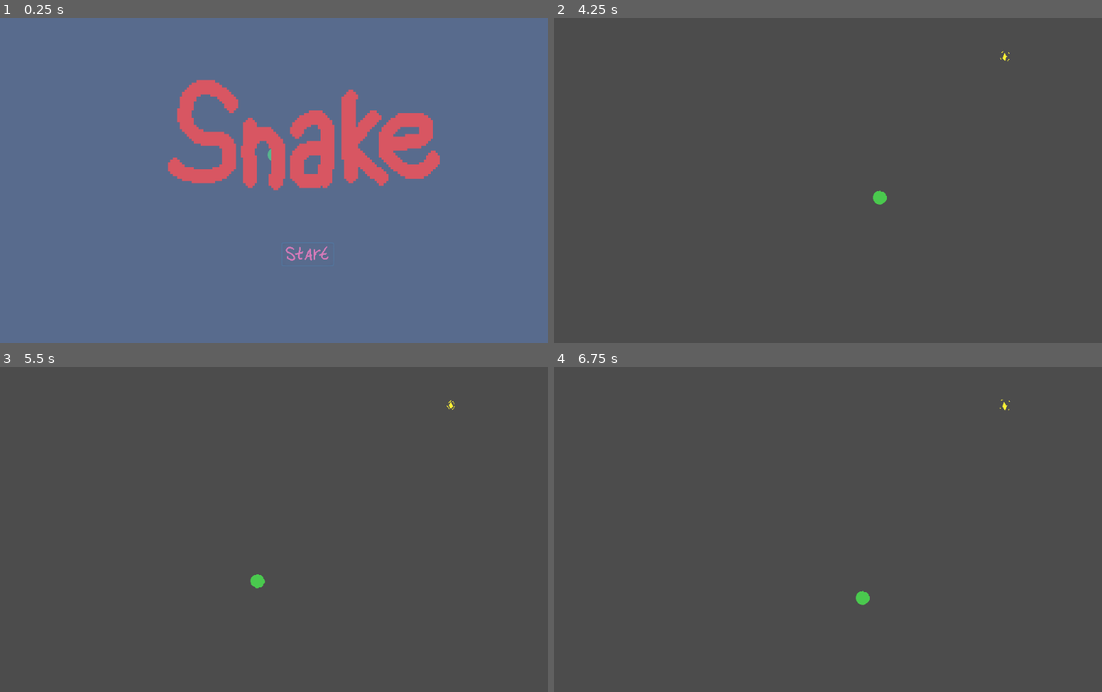
Above: before the commit, frames 1-4 (two rows, left to right).
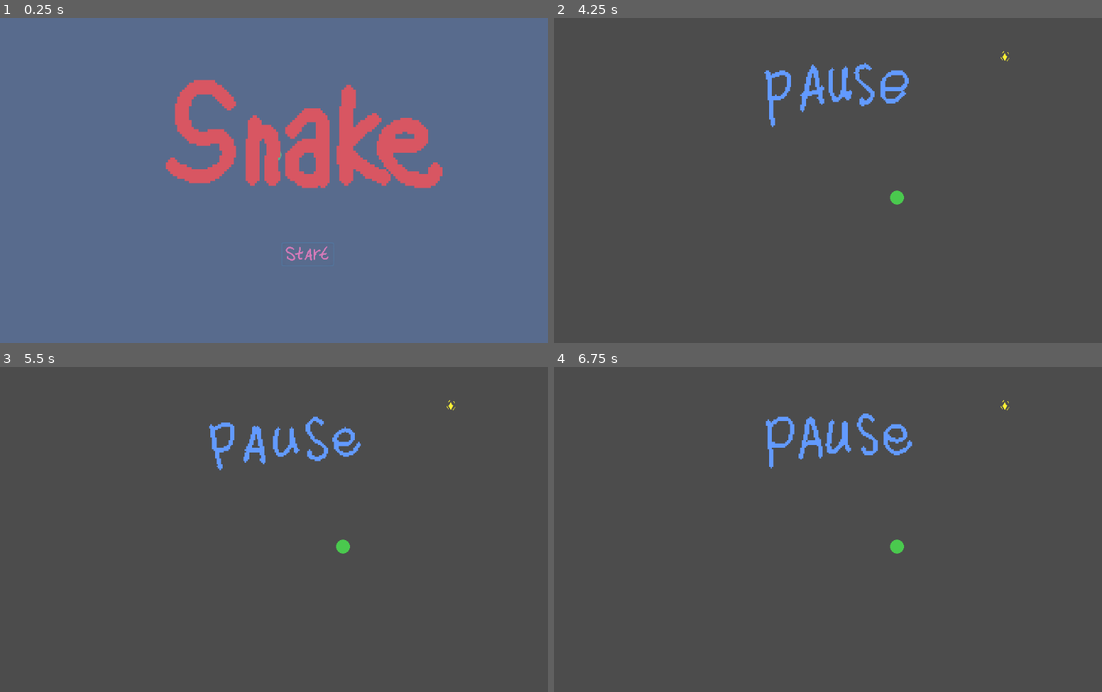
Above: after the commit, the same moments.

Repository: skarnl/godot--snake
Game: Godot game, scene res://Main.tscn
The game is run twice, just before and just after one commit, with the same random seed, the same clock (stepped at 60 frames per second) and the same inputs. The project has no main scene, so this scene is started directly.
Inputs (mouse positions are in pixels of both pictures, inside the frame that each line leads up to):
- Up to frame 1 (0.25 s): no input
- Up to frame 2 (4.25 s): tap Enter at 0.5 s; move the mouse to (948, 164) at 0.52 s; hold Right (ui_right) 0.53-1.28 s; move the mouse to (718, 196) at 1.27 s; hold Down (ui_down) 1.28-2.03 s; move the mouse to (882, 109) at 2.02 s; hold Right (ui_right) 2.03-2.78 s; move the mouse to (800, 245) at 2.77 s; hold Up (ui_up) 2.78-3.53 s; move the mouse to (992, 229) at 3.52 s; hold Left (ui_left) from 3.53 s (still down); tap Escape (ui_cancel) at 4.15 s
- Up to frame 3 (5.5 s): move the mouse to (109, 480) at 4.27 s; move the mouse to (301, 529) at 5.02 s; release Left (ui_left) at 5.03 s; hold Down (ui_down) from 5.03 s (still down)
- Up to frame 4 (6.75 s): move the mouse to (745, 448) at 5.77 s; release Down (ui_down) at 5.78 s; hold Right (ui_right) 5.78-6.53 s; move the mouse to (948, 513) at 6.52 s; hold Up (ui_up) from 6.53 s (still down)

The runs differ from the first frame. In frame 1, 3.3% of the frame differs, in the area x 30-81%, y 18-54%; in frame 2, 1.4%; in frame 3, 1.3%; in frame 4, 1.4%.

Commit message:
Add pause animation and game over animation

Diff:
--- a/snake/CandySpawner.gd
+++ b/snake/CandySpawner.gd
@@ -10,6 +10,7 @@
 var _screen_size : Vector2
 
 func start(screen_size):
+	reset()
 	random.randomize()
 
 	_screen_size = screen_size
@@ -46,3 +47,8 @@
 
 func _handle_candy_gone():
 	_spawn_candy()
+
+
+func reset():
+	for child in get_children():
+		child.queue_free()
--- a/snake/GameOverScreen.tscn
+++ b/snake/GameOverScreen.tscn
@@ -1,40 +1,30 @@
-[gd_scene load_steps=5 format=2]
+[gd_scene load_steps=7 format=2]
 
-[ext_resource path="res://000webfont.ttf" type="DynamicFontData" id=1]
+[ext_resource path="res://game-over-spritesheet.png" type="Texture" id=1]
 [ext_resource path="res://game_over_screen.gd" type="Script" id=2]
 
-[sub_resource type="Animation" id=1]
-resource_name = "show"
-tracks/0/type = "value"
-tracks/0/path = NodePath("../ColorRect:color")
-tracks/0/interp = 1
-tracks/0/loop_wrap = true
-tracks/0/imported = false
-tracks/0/enabled = true
-tracks/0/keys = {
-"times": PoolRealArray( 0, 1 ),
-"transitions": PoolRealArray( 1, 1 ),
-"update": 0,
-"values": [ Color( 0.913725, 0.0941176, 0.0941176, 0 ), Color( 0.913725, 0.0941176, 0.0941176, 0.258824 ) ]
-}
-tracks/1/type = "value"
-tracks/1/path = NodePath("Label:percent_visible")
-tracks/1/interp = 1
-tracks/1/loop_wrap = true
-tracks/1/imported = false
-tracks/1/enabled = true
-tracks/1/keys = {
-"times": PoolRealArray( 0, 1 ),
-"transitions": PoolRealArray( 1, 1 ),
-"update": 0,
-"values": [ 0.0, 1.0 ]
-}
+[sub_resource type="AtlasTexture" id=1]
+flags = 4
+atlas = ExtResource( 1 )
+region = Rect2( 128, 0, 128, 64 )
 
-[sub_resource type="DynamicFont" id=2]
-size = 128
-outline_size = 4
-outline_color = Color( 0.556863, 0.0235294, 0.0235294, 1 )
-font_data = ExtResource( 1 )
+[sub_resource type="AtlasTexture" id=2]
+flags = 4
+atlas = ExtResource( 1 )
+region = Rect2( 256, 0, 128, 64 )
+
+[sub_resource type="AtlasTexture" id=3]
+flags = 4
+atlas = ExtResource( 1 )
+region = Rect2( 384, 0, 128, 64 )
+
+[sub_resource type="SpriteFrames" id=4]
+animations = [ {
+"frames": [ SubResource( 1 ), SubResource( 2 ), SubResource( 3 ) ],
+"loop": true,
+"name": "default",
+"speed": 5.0
+} ]
 
 [node name="GameOverScreen" type="Control"]
 pause_mode = 2
@@ -48,28 +38,13 @@
 [node name="ColorRect" type="ColorRect" parent="."]
 anchor_right = 1.0
 anchor_bottom = 1.0
-color = Color( 0.913725, 0.0941176, 0.0941176, 0.258824 )
+color = Color( 0.0941176, 0.243137, 0.913725, 0.258824 )
 __meta__ = {
 "_edit_use_anchors_": false
 }
 
-[node name="AnimationPlayer" type="AnimationPlayer" parent="."]
-anims/show = SubResource( 1 )
-
-[node name="Label" type="Label" parent="."]
-anchor_left = 0.5
-anchor_top = 0.5
-anchor_right = 0.5
-anchor_bottom = 0.5
-margin_left = -244.0
-margin_top = -55.0
-margin_right = 244.0
-margin_bottom = 55.0
-custom_fonts/font = SubResource( 2 )
-text = "GAME OVER"
-align = 1
-valign = 1
-percent_visible = 0.0
-__meta__ = {
-"_edit_use_anchors_": false
-}
+[node name="AnimatedSprite" type="AnimatedSprite" parent="."]
+position = Vector2( 529, 276 )
+scale = Vector2( 5.0625, 5.0625 )
+frames = SubResource( 4 )
+playing = true
--- a/snake/Main.tscn
+++ b/snake/Main.tscn
@@ -1,10 +1,40 @@
-[gd_scene load_steps=6 format=2]
+[gd_scene load_steps=14 format=2]
 
 [ext_resource path="res://SnakeHead.tscn" type="PackedScene" id=1]
 [ext_resource path="res://CandySpawner.tscn" type="PackedScene" id=2]
 [ext_resource path="res://Main.gd" type="Script" id=3]
 [ext_resource path="res://GameOverScreen.tscn" type="PackedScene" id=4]
 [ext_resource path="res://MainMenu.tscn" type="PackedScene" id=5]
+[ext_resource path="res://pause-spritesheet.png" type="Texture" id=6]
+[ext_resource path="res://Pause.gd" type="Script" id=7]
+
+[sub_resource type="AtlasTexture" id=1]
+atlas = ExtResource( 6 )
+region = Rect2( 0, 0, 128, 64 )
+
+[sub_resource type="AtlasTexture" id=2]
+atlas = ExtResource( 6 )
+region = Rect2( 128, 0, 128, 64 )
+
+[sub_resource type="AtlasTexture" id=3]
+atlas = ExtResource( 6 )
+region = Rect2( 256, 0, 128, 64 )
+
+[sub_resource type="AtlasTexture" id=4]
+atlas = ExtResource( 6 )
+region = Rect2( 384, 0, 128, 64 )
+
+[sub_resource type="AtlasTexture" id=5]
+atlas = ExtResource( 6 )
+region = Rect2( 512, 0, 128, 64 )
+
+[sub_resource type="SpriteFrames" id=6]
+animations = [ {
+"frames": [ SubResource( 1 ), SubResource( 2 ), SubResource( 3 ), SubResource( 4 ), SubResource( 5 ) ],
+"loop": true,
+"name": "default",
+"speed": 5.0
+} ]
 
 [node name="Main" type="Node2D"]
 script = ExtResource( 3 )
@@ -15,6 +45,27 @@
 visible = false
 
 [node name="MainMenu" parent="HUD" instance=ExtResource( 5 )]
+visible = false
+
+[node name="Pause" type="Control" parent="HUD"]
+pause_mode = 2
+visible = false
+anchor_right = 1.0
+anchor_bottom = 1.0
+margin_right = 40.0
+margin_bottom = 40.0
+script = ExtResource( 7 )
+__meta__ = {
+"_edit_use_anchors_": false
+}
+
+[node name="AnimatedSprite" type="AnimatedSprite" parent="HUD/Pause"]
+position = Vector2( 513, 129 )
+scale = Vector2( 2.78125, 2.78125 )
+frames = SubResource( 6 )
+frame = 4
+speed_scale = 1.3
+playing = true
 
 [node name="SnakeParts" type="Node2D" parent="."]
 
--- a/snake/MainMenu.gd
+++ b/snake/MainMenu.gd
@@ -7,11 +7,7 @@
 	get_tree().paused = true
 
 	$Button.grab_focus()
-
-
-# Called every frame. 'delta' is the elapsed time since the previous frame.
-#func _process(delta):
-#	pass
+	show()
 
 
 func _on_Button_mouse_entered():
--- a/snake/MainMenu.tscn
+++ b/snake/MainMenu.tscn
@@ -85,7 +85,7 @@
 scale = Vector2( 4.38274, 4.38274 )
 frames = SubResource( 7 )
 animation = "title"
-frame = 2
+frame = 1
 speed_scale = 2.3
 playing = true
 centered = false
--- /dev/null
+++ b/snake/Pause.gd
@@ -0,0 +1,8 @@
+extends Control
+
+
+func _input(event):
+	if event is InputEventKey:
+		if event.is_action_pressed('ui_cancel'):
+			get_tree().paused = !get_tree().paused
+			visible = get_tree().paused
--- a/snake/game_over_screen.gd
+++ b/snake/game_over_screen.gd
@@ -8,10 +8,6 @@
 func show_game_over():
 	show()
 
-	$AnimationPlayer.play('show')
-
 
 func reset():
 	hide()
-
-	$AnimationPlayer.stop(true)
Binary file added: snake/game-over-spritesheet.png
Not shown, added: snake/game-over-spritesheet.png.import
Binary file added: snake/pause-spritesheet.png
Not shown, added: snake/pause-spritesheet.png.import
